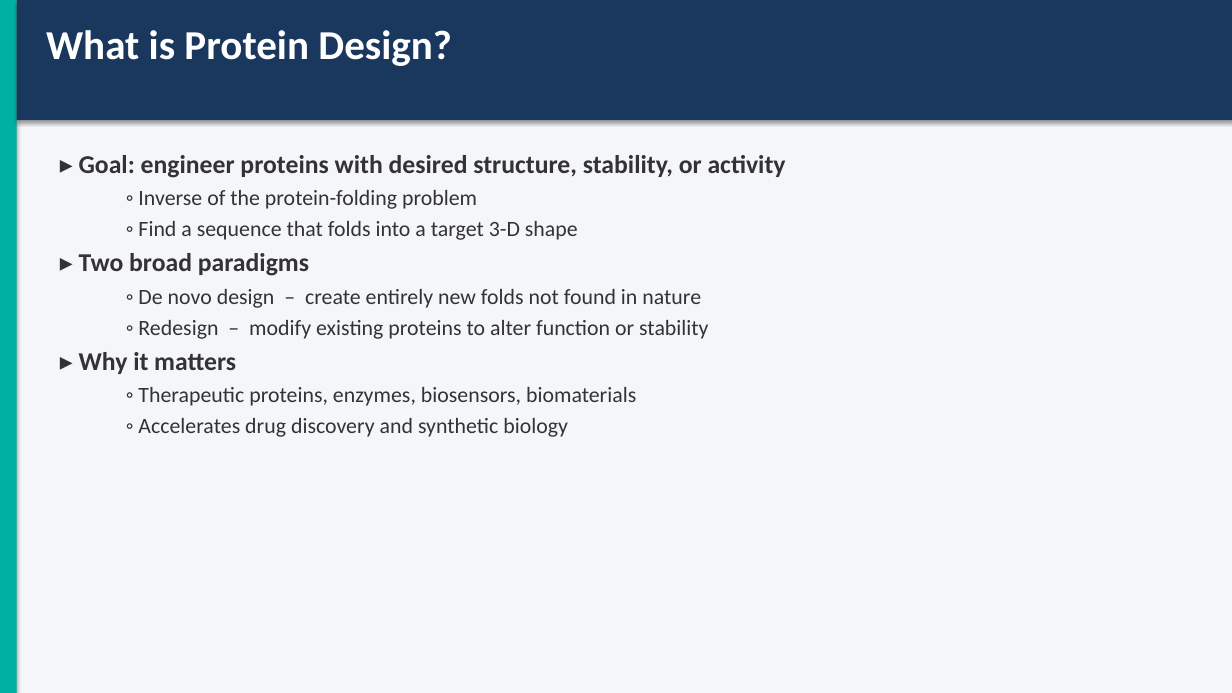
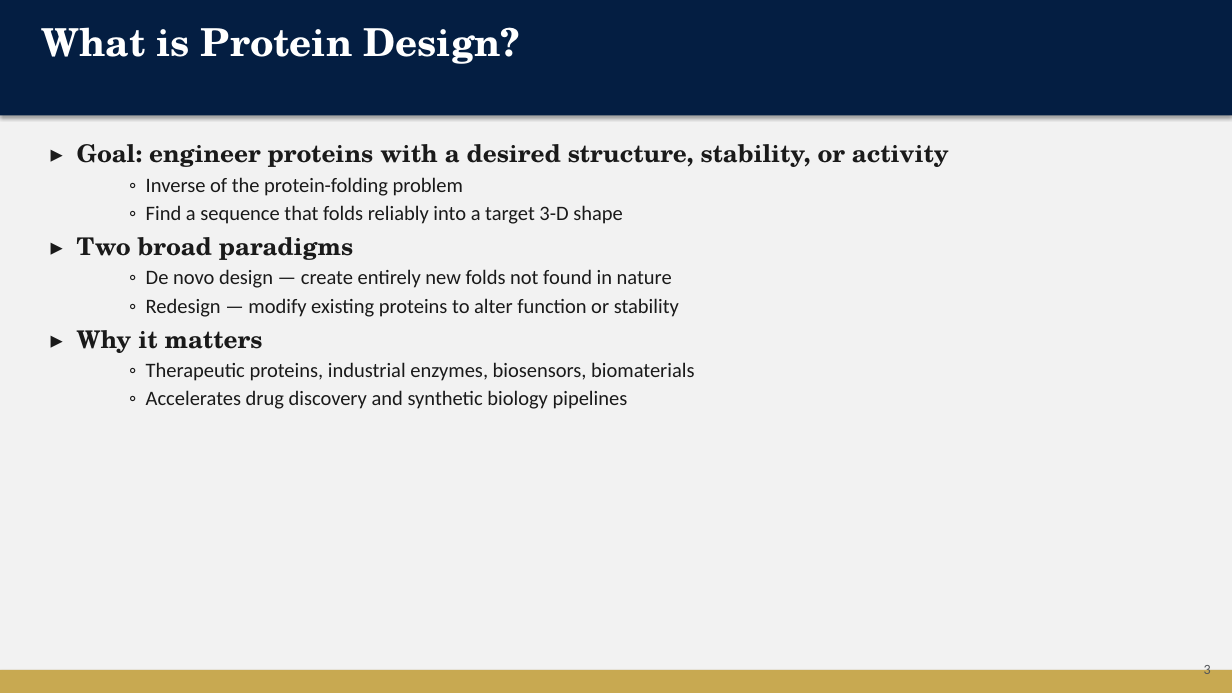
Before and after one commit to AlejandroCaloca/Protein-Design, a slide deck: slide 3 of Protein_Design.pptx. Drawn at 1232x693 pixels with LibreOffice and Linux fonts; fonts in the diff are those of the drawing. Boxes give left, top, right and bottom in pixels: in the first picture for what was removed or moved away, otherwise in the second. Text is boxed around its words. In the diff, an @@ line names an element or a change of style, - is before the commit and + after.

```diff
--- a/Protein_Design.pptx
+++ b/Protein_Design.pptx
@@ rectangle at (0,0,1232,693): fill #F4F6F9 to #F2F2F2 @@
@@ rectangle: place and size @@
-rectangle at (17,0,1232,120)
+rectangle at (0,0,1232,116)
@@ rectangle at (0,0,1232,116): fill #1A375E to #041E42 @@
@@ rectangle removed at (0,0,17,693) @@
@@ text "What is Protein Design?" at (41,27,520,64): size 32 to 30 pt, font Calibri to TeX Gyre Schola @@
@@ text "▸ Goal: engineer proteins with ...": place and size @@
-text "▸ Goal: engineer proteins with ..." at (79,155,786,437)
+text "▸ Goal: engineer proteins with ..." at (77,144,949,409)
@@ text at (77,144,949,167): text changed; size 20 to 19 pt; font Calibri to TeX Gyre Schola; text colour #333333 to #1A1A1A @@
-▸ Goal: engineer proteins with desired structure, stability, or activity
+▸ Goal: engineer proteins with a desired structure, stability, or activity
@@ text at (77,177,463,353): size 17 to 16 pt in "◦ Inverse of the protein-folding problem"; text colour #333333 to #1A1A1A in "◦ Inverse of the protein-folding problem", "▸ Two broad paradigms", "▸ Why it matters"; size 20 to 19 pt, font Calibri to TeX Gyre Schola in "▸ Two broad paradigms", "▸ Why it matters"; less space between paragraphs; more space between paragraphs @@
@@ text at (146,205,623,224): text changed; size 17 to 16 pt; text colour #333333 to #1A1A1A @@
-  ◦ Find a sequence that folds into a target 3-D shape
+  ◦ Find a sequence that folds reliably into a target 3-D shape
@@ text at (146,269,679,317): text changed; size 17 to 16 pt; text colour #333333 to #1A1A1A @@
-  ◦ De novo design – create entirely new folds not found in nature
-  ◦ Redesign – modify existing proteins to alter function or stability
+  ◦ De novo design — create entirely new folds not found in nature
+  ◦ Redesign — modify existing proteins to alter function or stability
@@ text at (146,362,694,409): text changed; size 17 to 16 pt; text colour #333333 to #1A1A1A @@
-  ◦ Therapeutic proteins, enzymes, biosensors, biomaterials
-  ◦ Accelerates drug discovery and synthetic biology
+  ◦ Therapeutic proteins, industrial enzymes, biosensors, biomaterials
+  ◦ Accelerates drug discovery and synthetic biology pipelines
@@ rectangle added at (0,670,1232,693), fill #C8A951 @@
@@ text added at (1204,662,1211,674), 11 pt, text #53565A @@
+3
```
Also in this commit, not shown: 4 other slides changed, 12 slides added, 4 slides removed, 1 other file.
